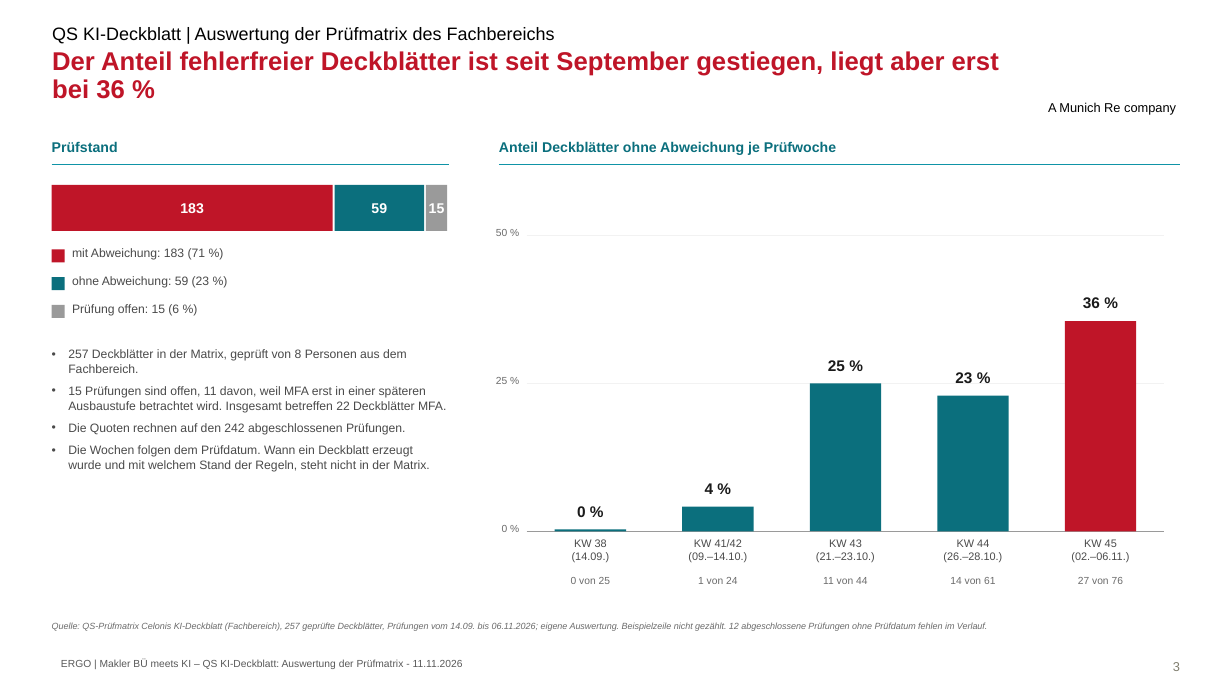
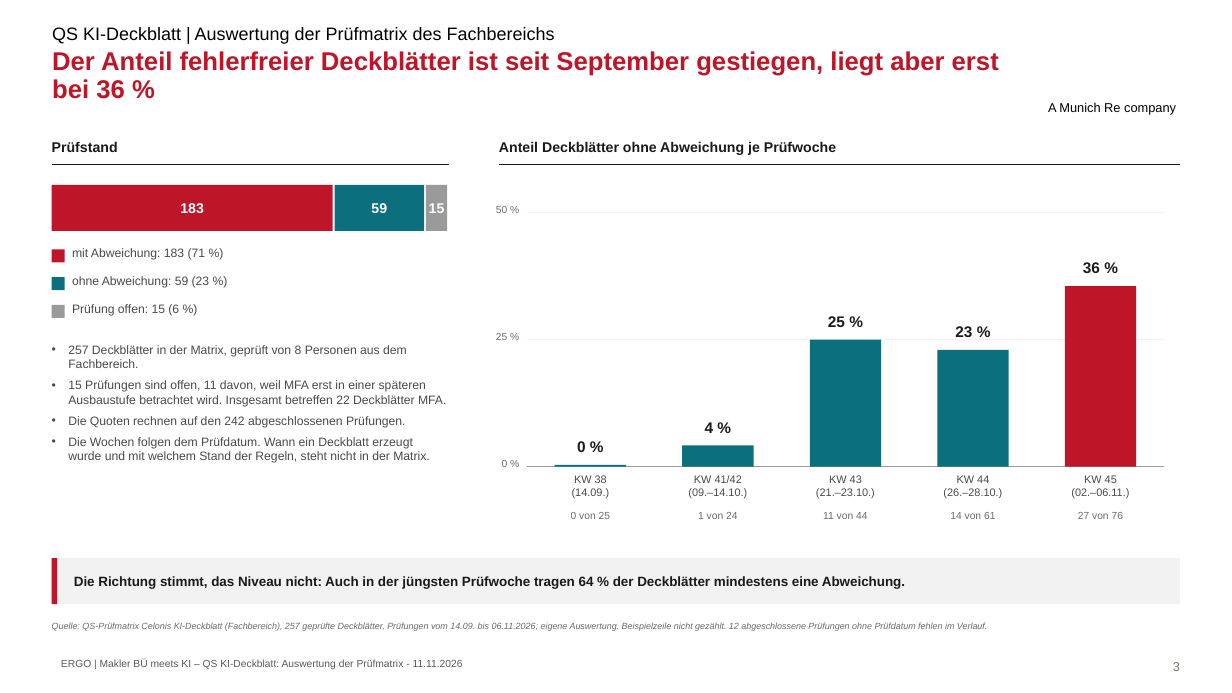
Before and after one commit to brenneisen-e/01_ki-arbeitsplatz, a slide deck: slide 3 of 05_Bestandsuebertragung/kontextdokumente/pdd/20261111_QS_KI-Deckblatt_Auswertung.pptx. Drawn at 1232x693 pixels with LibreOffice and Linux fonts; fonts in the diff are those of the drawing; background and template pictures are left out. Boxes give left, top, right and bottom in pixels: in the first picture for what was removed or moved away, otherwise in the second. Text is boxed around its words. In the diff, an @@ line names an element or a change of style, - is before the commit and + after.

```diff
--- a/05_Bestandsuebertragung/kontextdokumente/pdd/20261111_QS_KI-Deckblatt_Auswertung.pptx
+++ b/05_Bestandsuebertragung/kontextdokumente/pdd/20261111_QS_KI-Deckblatt_Auswertung.pptx
@@ text "Prüfstand" at (x1=52, y1=141, x2=118, y2=152): text colour #0B6F7D to #1A1A1A @@
@@ text "Anteil Deckblätter ohne Abweichung je ..." at (x1=499, y1=141, x2=836, y2=155): text colour #0B6F7D to #1A1A1A @@
@@ line (52, 165) - (449, 165): stroke #0F94A7 1 pt to #1A1A1A 0.75 pt @@
@@ line (499, 165) - (1180, 165): stroke #0F94A7 1 pt to #1A1A1A 0.75 pt @@
@@ text "50 %" moved from (x1=496, y1=229, x2=507, y2=236) to (x1=496, y1=206, x2=507, y2=213) @@
@@ text "36 %" moved from (x1=1083, y1=297, x2=1100, y2=308) to (x1=1083, y1=262, x2=1100, y2=273) @@
@@ rectangle resized from (x1=1065, y1=322, x2=1136, y2=531) to (x1=1065, y1=287, x2=1136, y2=467) @@
@@ text "257 Deckblätter in der Matrix, ..." at (x1=68, y1=345, x2=446, y2=463): less space between paragraphs @@
@@ 3 texts, 1 line moved together from (x1=496, y1=360, x2=1165, y2=384) to (x1=496, y1=316, x2=1165, y2=340) @@
@@ rectangle resized from (x1=810, y1=384, x2=881, y2=531) to (x1=810, y1=339, x2=881, y2=467) @@
@@ rectangle resized from (x1=937, y1=396, x2=1008, y2=531) to (x1=937, y1=350, x2=1008, y2=467) @@
@@ text "4 %" moved from (x1=705, y1=483, x2=714, y2=494) to (x1=705, y1=422, x2=714, y2=433) @@
@@ rectangle moved from (x1=682, y1=506, x2=753, y2=531) to (x1=682, y1=445, x2=753, y2=467) @@
@@ 12 texts, 1 line, 1 rectangle moved together from (x1=502, y1=506, x2=1165, y2=584) to (x1=502, y1=441, x2=1165, y2=519) @@
@@ rectangle added at (x1=52, y1=558, x2=1180, y2=604), fill #F2F2F2 @@
@@ rectangle added at (x1=52, y1=558, x2=57, y2=604), fill #BF1528 @@
@@ text added at (x1=74, y1=576, x2=905, y2=589), 10.5 pt, text #1A1A1A, bold @@
+Die Richtung stimmt, das Niveau nicht: Auch in der jüngsten Prüfwoche tragen 64 % der Deckblätter mindestens eine Abweichung.
```
Also in this commit, not shown: 5 other slides changed, 1 slide added, 1 other file.
